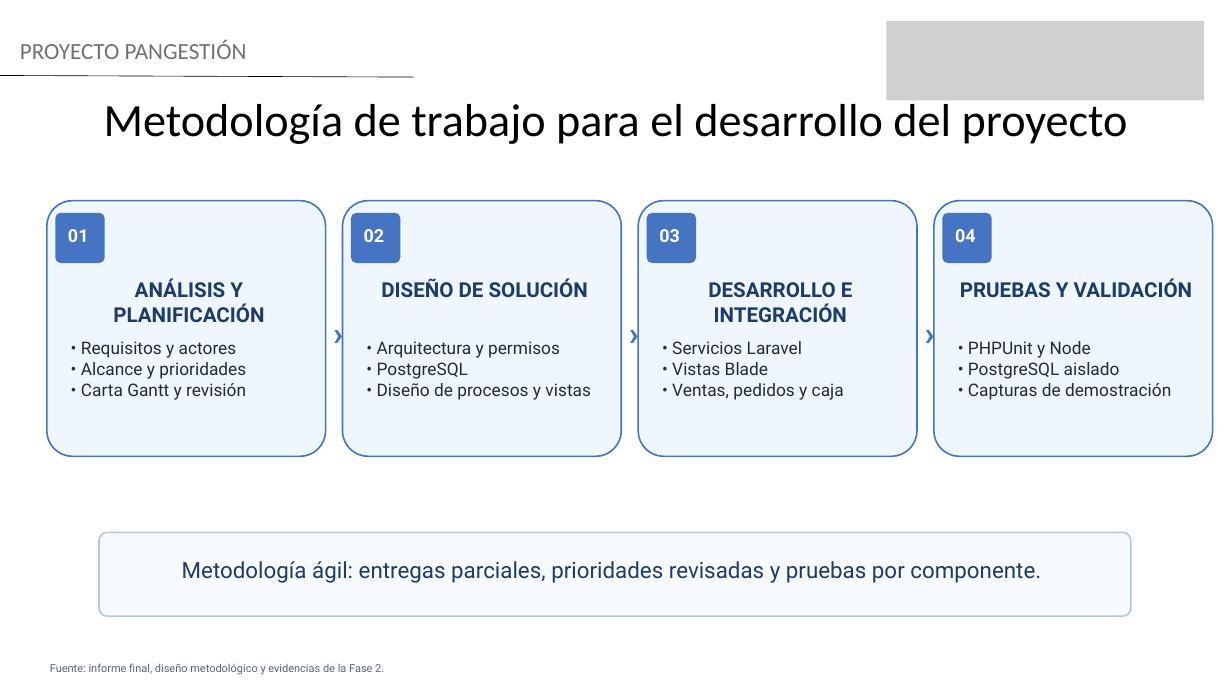
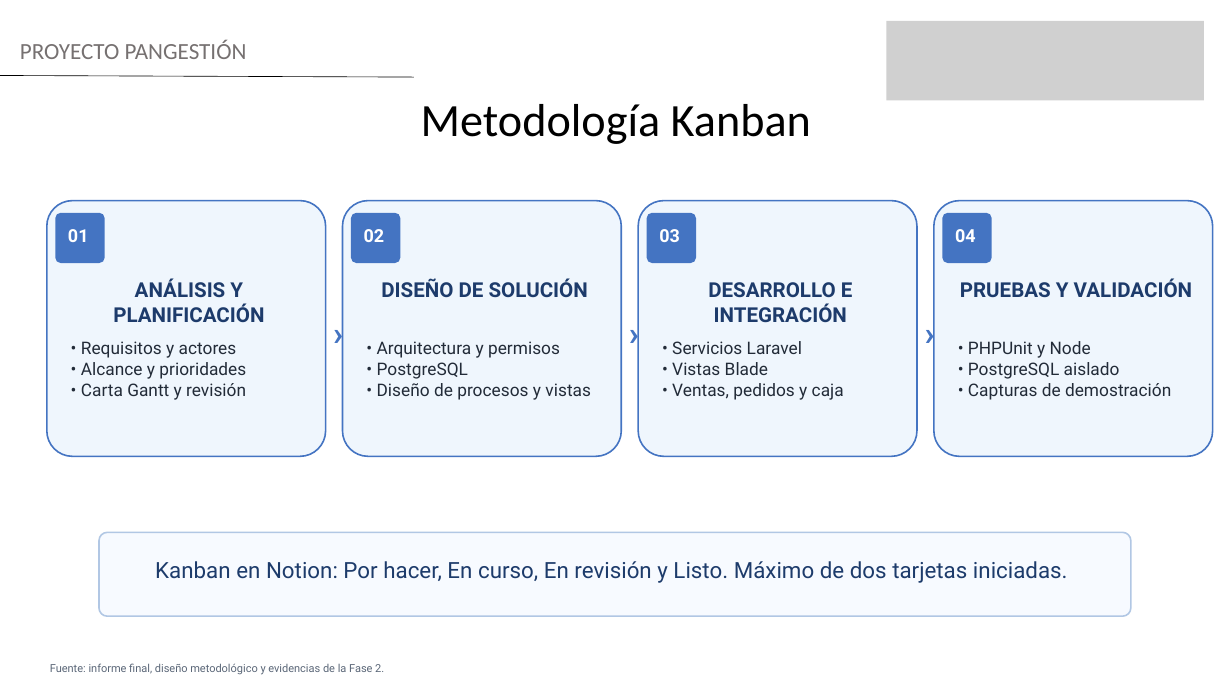
Before and after one commit to Rafa3lPereira/capstone-2026, a slide deck: slide 6 of FASE 3/Evidencias Grupales/Presentacion_Final_Capstone_PanGestion_Fase3.pptx. Drawn at 1232x693 pixels with LibreOffice and Linux fonts; fonts in the diff are those of the drawing; grey boxes stand for pictures. Boxes give left, top, right and bottom in pixels: in the first picture for what was removed or moved away, otherwise in the second. Text is boxed around its words. In the diff, an @@ line names an element or a change of style, - is before the commit and + after.

```diff
--- a/FASE 3/Evidencias Grupales/Presentacion_Final_Capstone_PanGestion_Fase3.pptx
+++ b/FASE 3/Evidencias Grupales/Presentacion_Final_Capstone_PanGestion_Fase3.pptx
@@ text at [421,104,811,144]: text changed @@
-Metodología de trabajo para el desarrollo del proyecto
+Metodología Kanban
@@ text at [155,561,1068,583]: text changed @@
-Metodología ágil: entregas parciales, prioridades revisadas y pruebas por componente.
+Kanban en Notion: Por hacer, En curso, En revisión y Listo. Máximo de dos tarjetas iniciadas.
```
Also in this commit, not shown: 12 other files.
